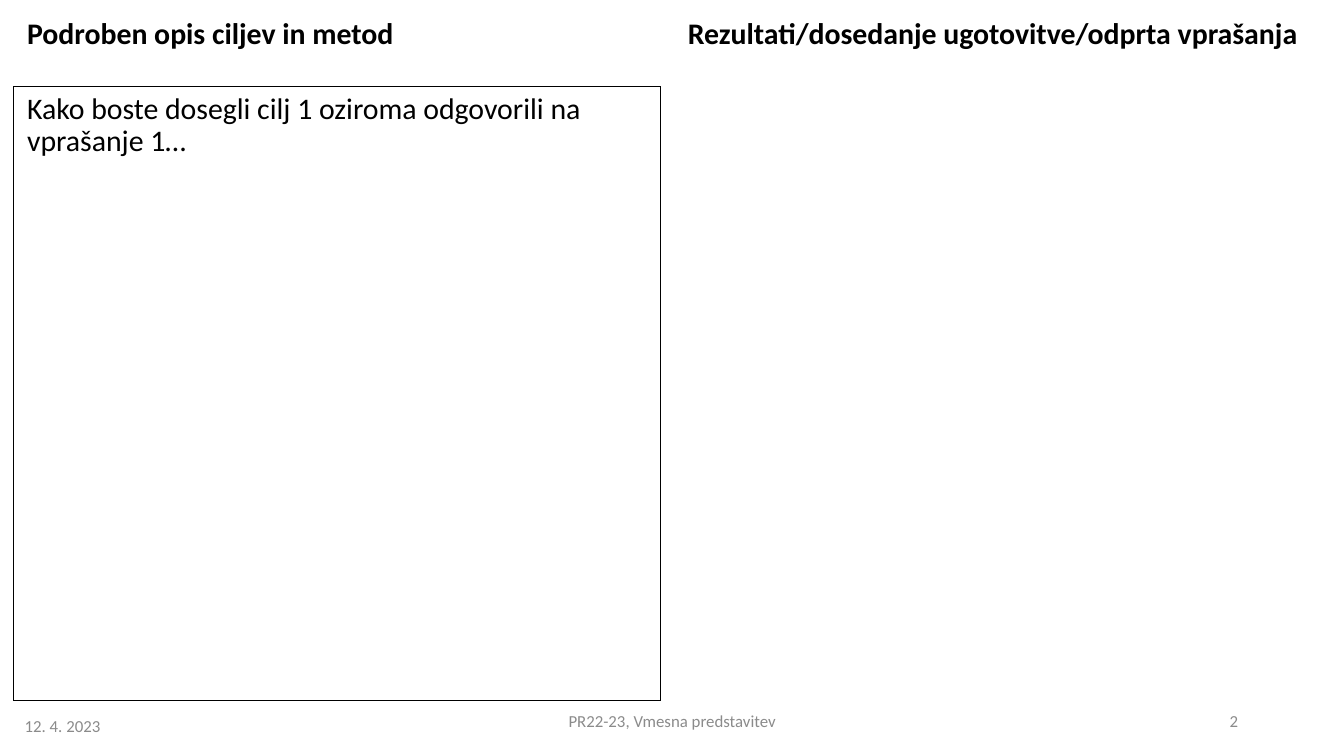
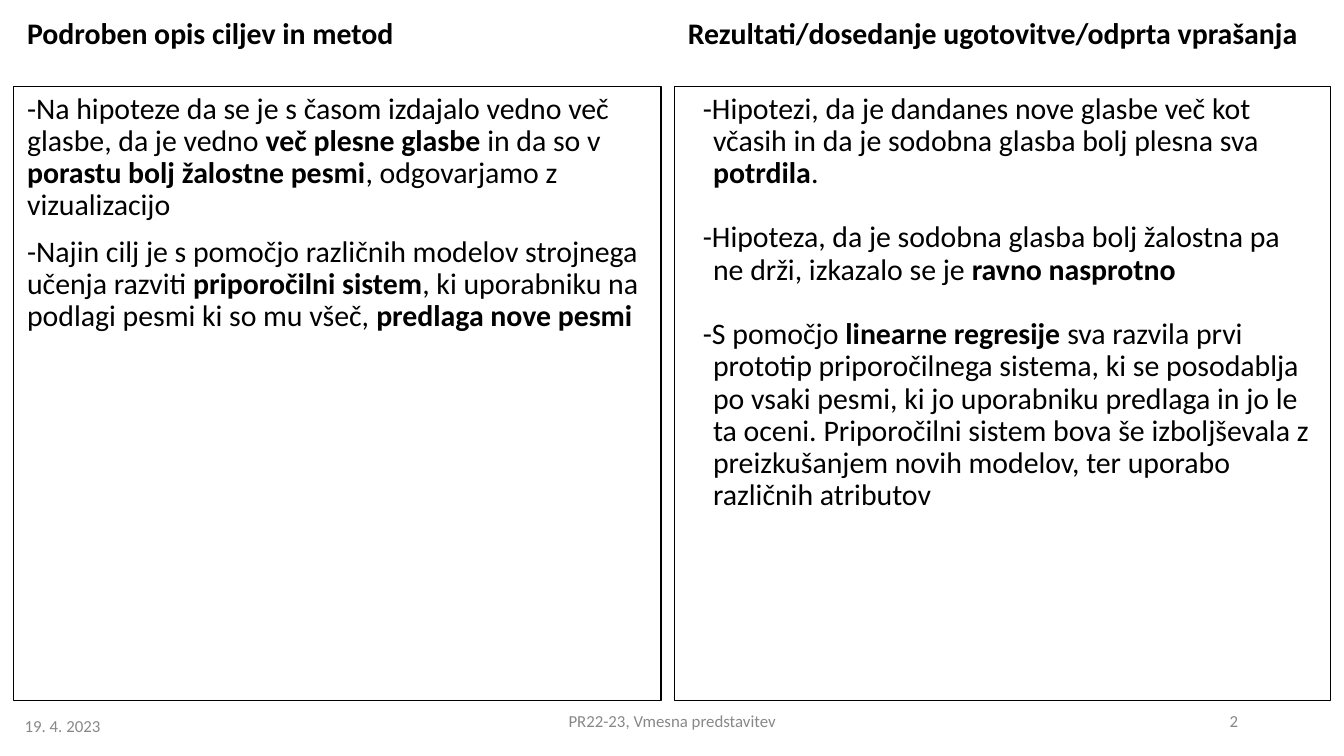
Before and after one commit to ZanJuvan/PR22ZJLH, a slide deck: slide 2 of PR2022-23_vmesna_17.pptx. Drawn at 1344x756 pixels with LibreOffice and Linux fonts; fonts in the diff are those of the drawing. Boxes give left, top, right and bottom in pixels: in the first picture for what was removed or moved away, otherwise in the second. Text is boxed around its words. In the diff, an @@ line names an element or a change of style, - is before the commit and + after.

```diff
--- a/PR2022-23_vmesna_17.pptx
+++ b/PR2022-23_vmesna_17.pptx
@@ text added at <box>675,86,1331,700</box>, outline #000000 0.75 pt, 16 pt, text #000000 @@
+-Hipotezi, da je dandanes nove glasbe več kot včasih in da je sodobna glasba bolj plesna sva potrdila.
+-Hipoteza, da je sodobna glasba bolj žalostna pa ne drži, izkazalo se je ravno nasprotno
+-S pomočjo linearne regresije sva razvila prvi prototip priporočilnega sistema, ki se posodablja po vsaki pesmi, ki jo uporabniku predlaga in jo le ta oceni. Priporočilni sistem bova še izboljševala z preizkušanjem novih modelov, ter uporabo različnih atributov
@@ text at <box>27,98,638,331</box>: text changed @@
-Kako boste dosegli cilj 1 oziroma odgovorili na vprašanje 1…
+-Na hipoteze da se je s časom izdajalo vedno več glasbe, da je vedno več plesne glasbe in da so v porastu bolj žalostne pesmi, odgovarjamo z vizualizacijo
+-Najin cilj je s pomočjo različnih modelov strojnega učenja razviti priporočilni sistem, ki uporabniku na podlagi pesmi ki so mu všeč, predlaga nove pesmi
@@ text "PR22-23, Vmesna predstavitev" at <box>569,715,776,730</box>: text colour #8C8C8C to #888888 @@
@@ page number at <box>1230,716,1239,727</box>: text colour #8C8C8C to #888888 @@
@@ text at <box>25,721,100,732</box>: text changed; text colour #8C8C8C to #888888 @@
-12. 4. 2023
+19. 4. 2023
```
Also in this commit, not shown: 2 other slides changed.
